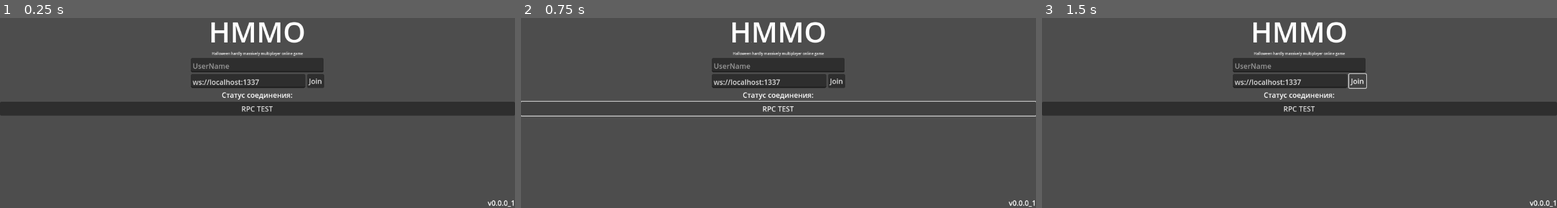
Above: before the commit, frames 1-3 (left to right).
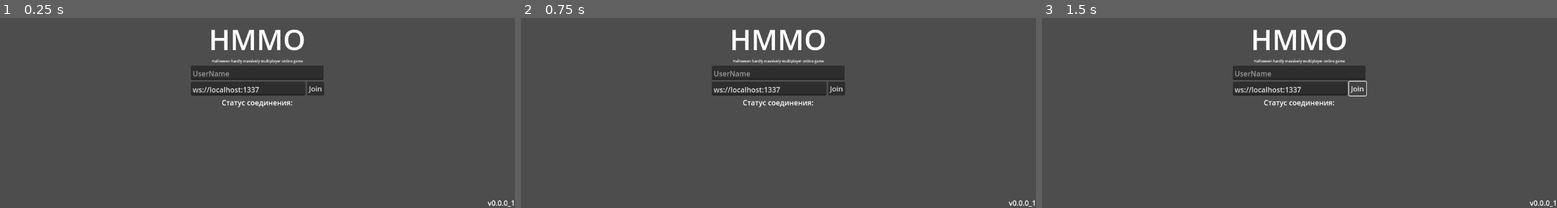
Above: after the commit, the same moments.

Repository: DearFox/Halloween-MMO
Game: Godot game, scene res://Scenes/mine_menu.tscn
Two runs of this game, one before a commit and one after it. Both use one fixed random seed, a clock stepped at 60 frames per second and the inputs below.
Inputs (mouse positions are in pixels of both pictures, inside the frame that each line leads up to):
- Up to frame 1 (0.25 s): no input
- Up to frame 2 (0.75 s): click (778, 109) at 0.5 s, where only the run before the commit has a clickable "RPC TEST"
- Up to frame 3 (1.5 s): click "Join" at 1.25 s

The runs differ from the first frame. In frame 1, 11% of the frame differs, in the area x 0-100%, y 2-52%; in frame 2, 5.8%; in frame 3, 11%.

Commit message:
Добавлен цвет для текста состояния подключения в главном меню, удалена кнопка "тест rpc"

Diff:
--- a/hmmo-client/GDScripts/mine_menu.gd
+++ b/hmmo-client/GDScripts/mine_menu.gd
@@ -11,18 +11,19 @@
 	ws_peer = GGS.ws_peer
 	$ConnectionStatusCheck.start()
 
-
-
-func _on_button_pressed() -> void:
-	GGS.rpc_test()
-
 func _tested():
 	if ws_peer == null:
 		connection_status.text = "Статус соединения: Не определено"
+		connection_status.modulate = Color(1.0, 1.0, 1.0, 1.0)
 		return
 	match ws_peer.get_connection_status():
 		0:
 			connection_status.text = "Статус соединения: Отключен"
+			connection_status.modulate = Color(1.0, 0.0, 0.0, 1.0)
 			$ConnectionStatusCheck.stop()
-		1: connection_status.text = "Статус соединения: Подключение..."
-		2: connection_status.text = "Статус соединения: Подключено!"
+		1:
+			connection_status.text = "Статус соединения: Подключение..."
+			connection_status.modulate = Color(0.0, 1.0, 1.0, 1.0)
+		2:
+			connection_status.text = "Статус соединения: Подключено!"
+			connection_status.modulate = Color(0.0, 1.0, 0.0, 1.0)
--- a/hmmo-client/Scenes/mine_menu.tscn
+++ b/hmmo-client/Scenes/mine_menu.tscn
@@ -60,10 +60,6 @@
 horizontal_alignment = 1
 vertical_alignment = 1
 
-[node name="Button" type="Button" parent="VBoxMenu"]
-layout_mode = 2
-text = "RPC TEST"
-
 [node name="GameVersion" type="Label" parent="."]
 layout_mode = 1
 anchors_preset = 3
@@ -83,5 +79,4 @@
 wait_time = 0.5
 
 [connection signal="pressed" from="VBoxMenu/HBoxServer/Join" to="." method="_on_join_pressed"]
-[connection signal="pressed" from="VBoxMenu/Button" to="." method="_on_button_pressed"]
 [connection signal="timeout" from="ConnectionStatusCheck" to="." method="_tested"]
